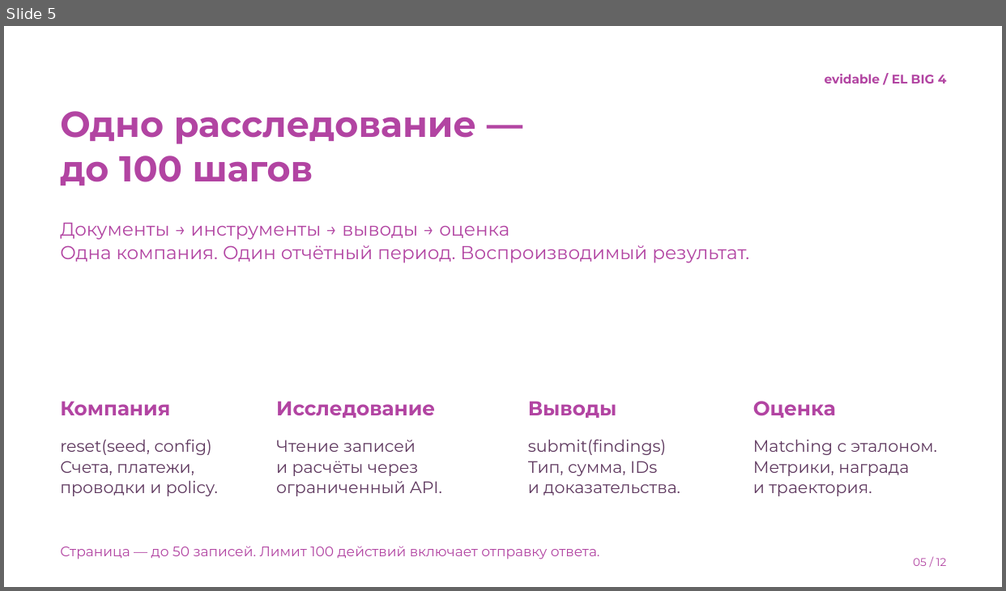
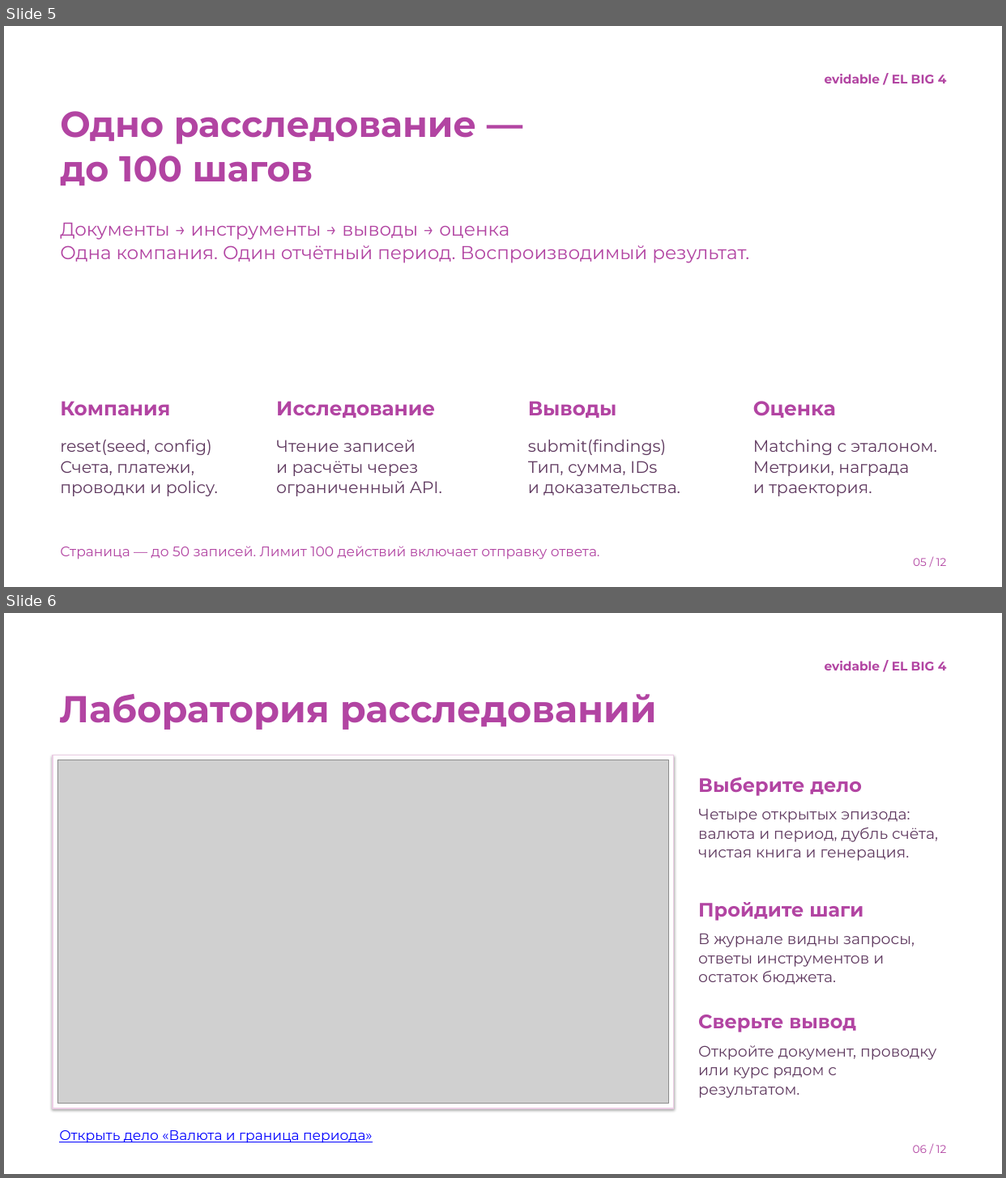
Before and after one commit to amurapan/genesis, a slide deck: demo/presentation.pptx. Shown one above the other, each under a label of ours: slide 5 before the commit, slides 5 and 6 after it. The pictures are 1006x591 and 1006x1178 pixels, drawn with LibreOffice and Linux fonts; fonts in the diff are those of the drawing; grey boxes stand for pictures; background and template pictures are left out. Boxes give left, top, right and bottom in pixels: in the first picture for what was removed or moved away, otherwise in the second. Text is boxed around its words. In the diff, an @@ line names an element or a change of style, - is before the commit and + after.

```diff
--- a/demo/presentation.pptx
+++ b/demo/presentation.pptx
@@ slide 6 added at [4,613,1002,1174], background picture (left out) @@
@@ text added at [825,661,947,671], 14.4 pt, text #B244A2, bold @@
+evidable / EL BIG 4
@@ text added at [59,694,657,730], 43.2 pt, text #B244A2, bold @@
+Лаборатория расследований
@@ rectangle added at [53,756,674,1109], fill #FFFFFF, outline #EBCDE4 1.6 pt @@
@@ picture added at [57,760,669,1104] @@
@@ text added at [698,777,862,796], 22.4 pt, text #B244A2, bold @@
+Выберите дело
@@ text added at [698,809,938,861], 17.6 pt, text #603A60 @@
+Четыре открытых эпизода:
+валюта и период, дубль счёта,
+чистая книга и генерация.
@@ text added at [698,902,863,921], 22.4 pt, text #B244A2, bold @@
+Пройдите шаги
@@ text added at [698,934,914,985], 17.6 pt, text #603A60 @@
+В журнале видны запросы,
+ответы инструментов и
+остаток бюджета.
@@ text added at [698,1015,856,1033], 22.4 pt, text #B244A2, bold @@
+Сверьте вывод
@@ text added at [698,1046,936,1098], 17.6 pt, text #603A60 @@
+Откройте документ, проводку
+или курс рядом с
+результатом.
@@ text added at [59,1131,372,1144], 16 pt, text #0000FF, underline @@
+Открыть дело «Валюта и граница периода»
@@ text added at [913,1145,947,1153], 12.8 pt, text #B244A2 @@
+06 / 12
```
Also in this commit, not shown: 5 slides changed, 1 slide removed, 26 other files.
